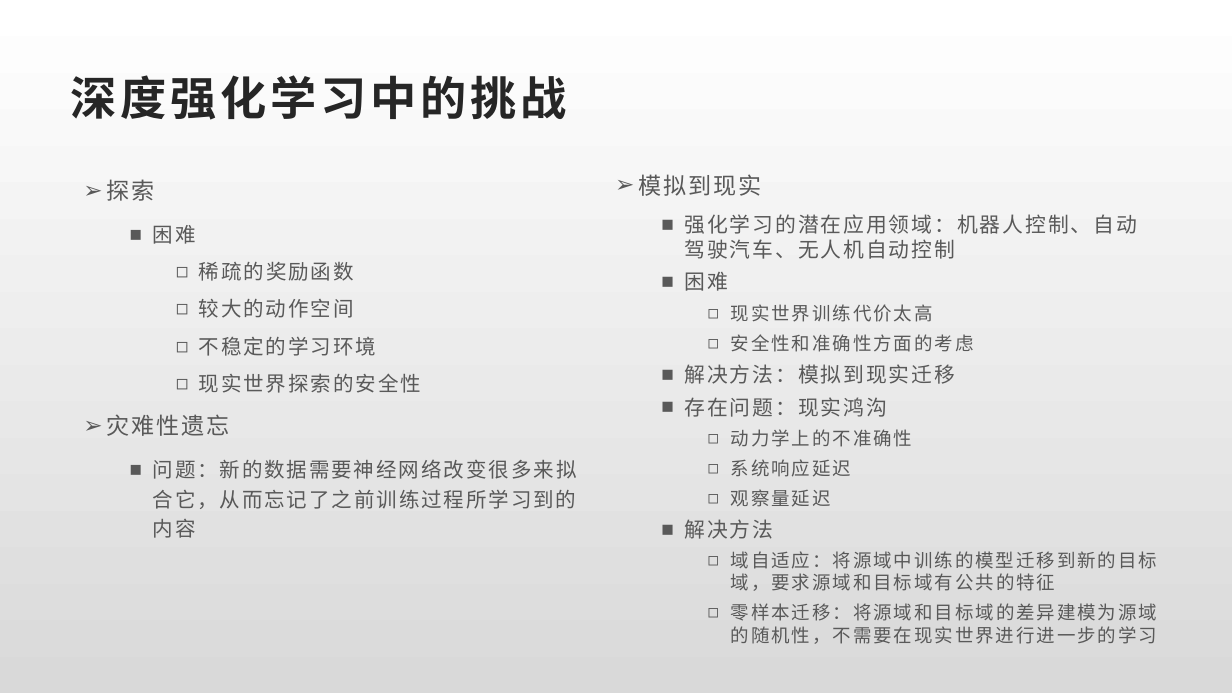
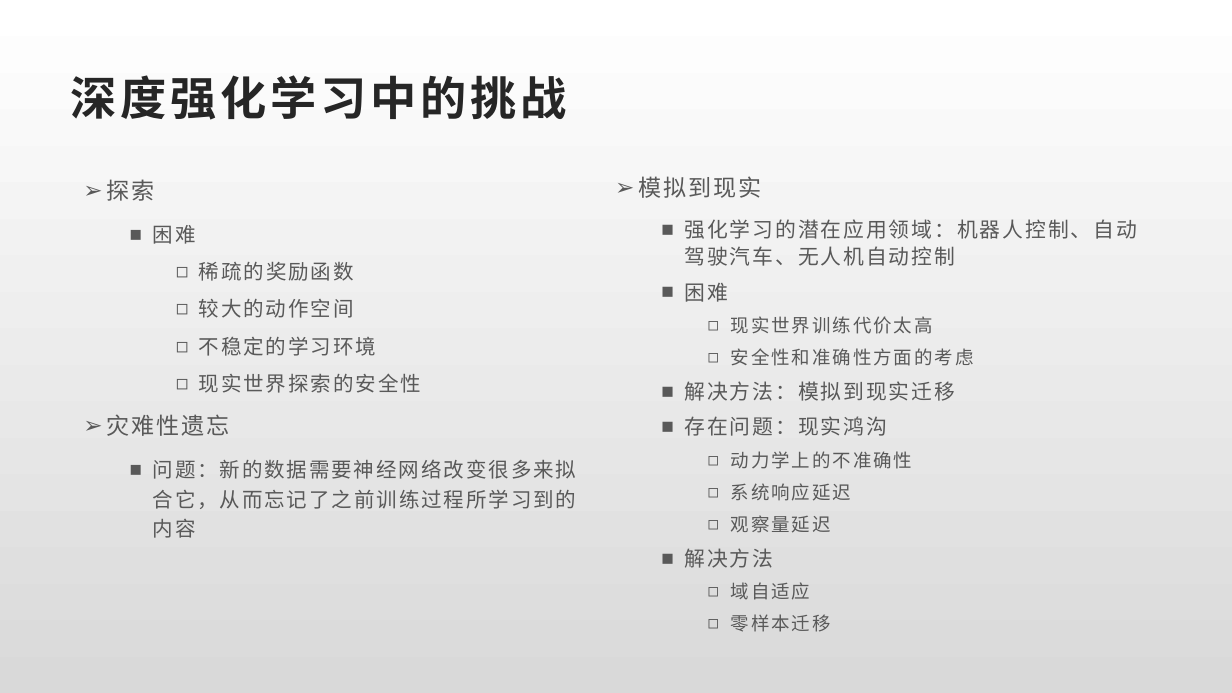
Before and after one commit to youchenlong/Code, a slide deck: slide 19 of Python/RL/深度强化学习.pptx (slide 18 before the commit). Drawn at 1232x693 pixels with LibreOffice and Linux fonts; fonts in the diff are those of the drawing; background and template pictures are left out. Boxes give left, top, right and bottom in pixels: in the first picture for what was removed or moved away, otherwise in the second. Text is boxed around its words. In the diff, an @@ line names an element or a change of style, - is before the commit and + after.

```diff
--- a/Python/RL/深度强化学习.pptx
+++ b/Python/RL/深度强化学习.pptx
@@ text at (638, 176, 1137, 568): line spacing 1.1 to 1.2; line spacing 1 to 1.1 @@
@@ text at (731, 582, 830, 632): text changed @@
-    ◻ 域自适应：将源域中训练的模型迁移到新的目标域，要求源域和目标域有公共的特征
-    ◻ 零样本迁移：将源域和目标域的差异建模为源域的随机性，不需要在现实世界进行进一步的学习
+    ◻ 域自适应
+    ◻ 零样本迁移
```
Also in this commit, not shown: 10 other slides changed, 8 slides added, 27 other files.
